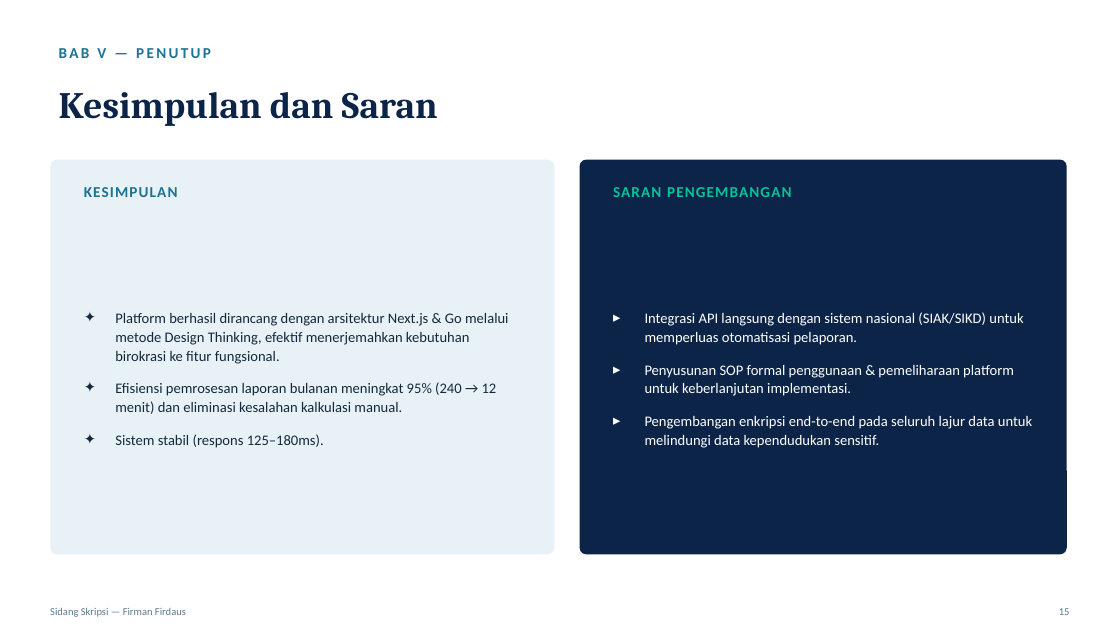
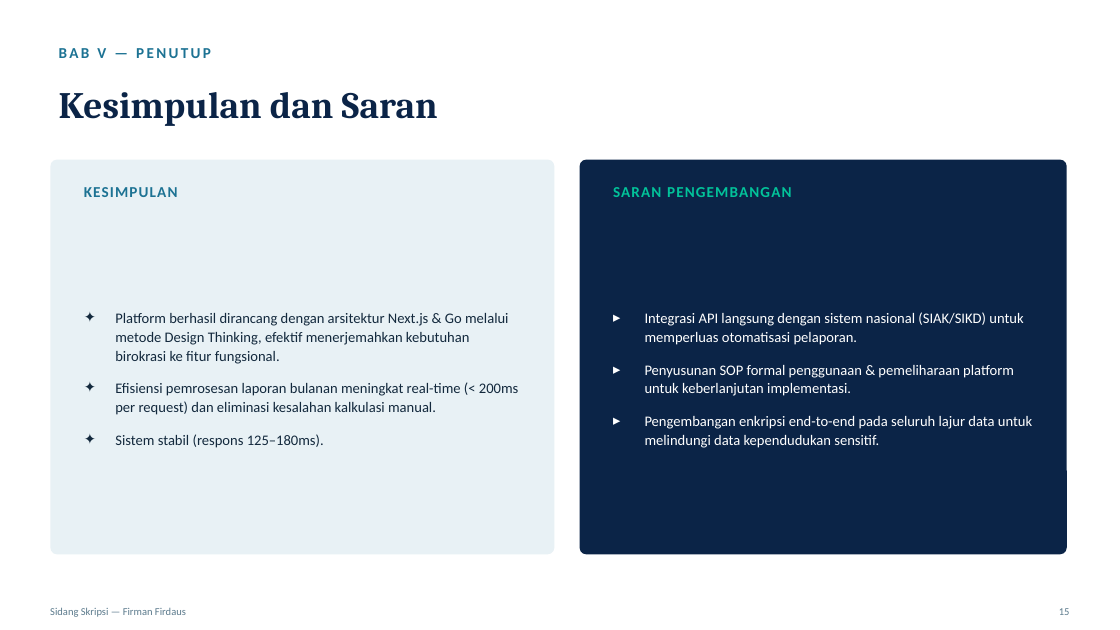
Before and after one commit to avvy-lavoienne/skripsi, a slide deck: slide 14 of Skripsi_Firman_Firdaus.pptx. Drawn at 1120x630 pixels with LibreOffice and Linux fonts; fonts in the diff are those of the drawing. Boxes give left, top, right and bottom in pixels: in the first picture for what was removed or moved away, otherwise in the second. Text is boxed around its words. In the diff, an @@ line names an element or a change of style, - is before the commit and + after.

Commit message:
fix(pptx): update presentasi sesuai skripsi terkini
- Slide 10: Gambar 4.9 → 4.8 (reindex)
- Slide 13: Hapus klaim 240→12 menit/95%, pakai < 200ms
- Slide 13: Chart data update (240 vs 0.2 detik)
- Slide 14: Kesimpulan update (< 200ms per request)

```diff
--- a/Skripsi_Firman_Firdaus.pptx
+++ b/Skripsi_Firman_Firdaus.pptx
@@ text at <box>115,383,518,415</box>: text changed @@
-✦ Efisiensi pemrosesan laporan bulanan meningkat 95% (240 → 12 menit) dan eliminasi kesalahan kalkulasi manual.
+✦ Efisiensi pemrosesan laporan bulanan meningkat real-time (< 200ms per request) dan eliminasi kesalahan kalkulasi manual.
```
Also in this commit, not shown: 2 other slides changed.
